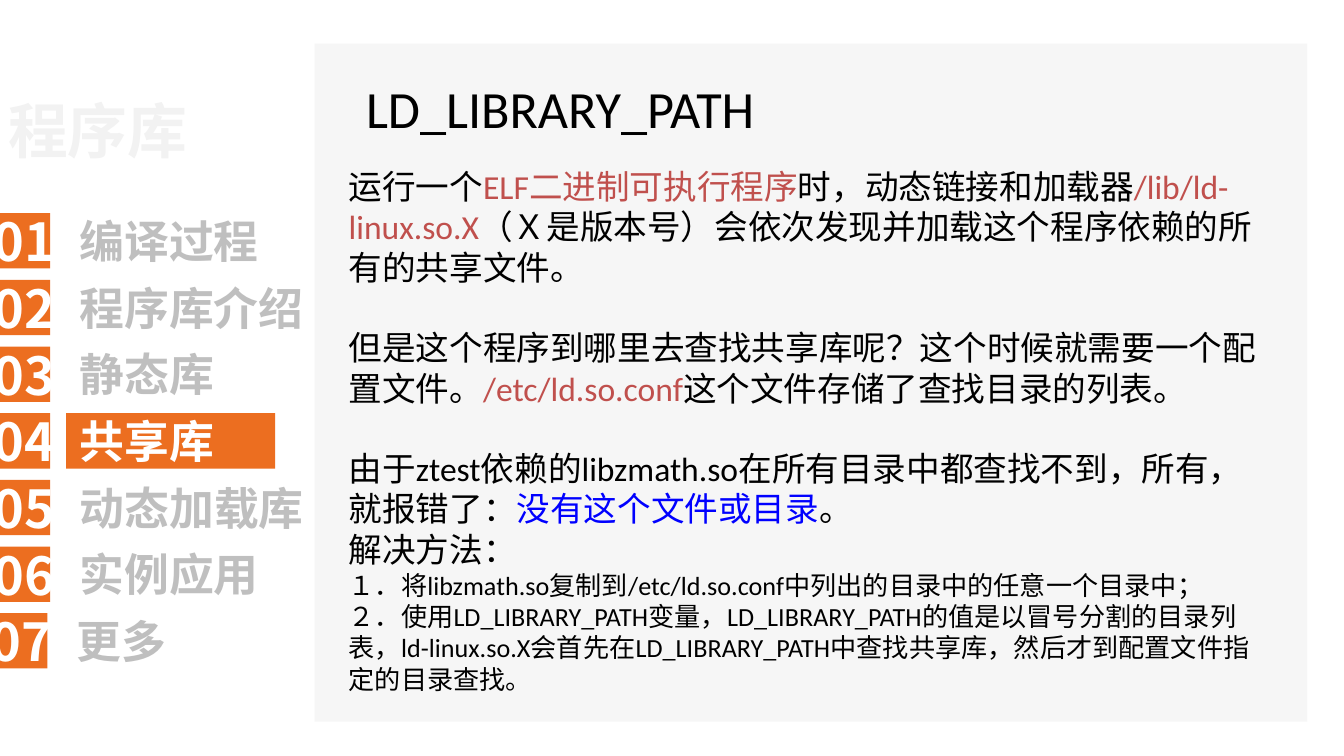
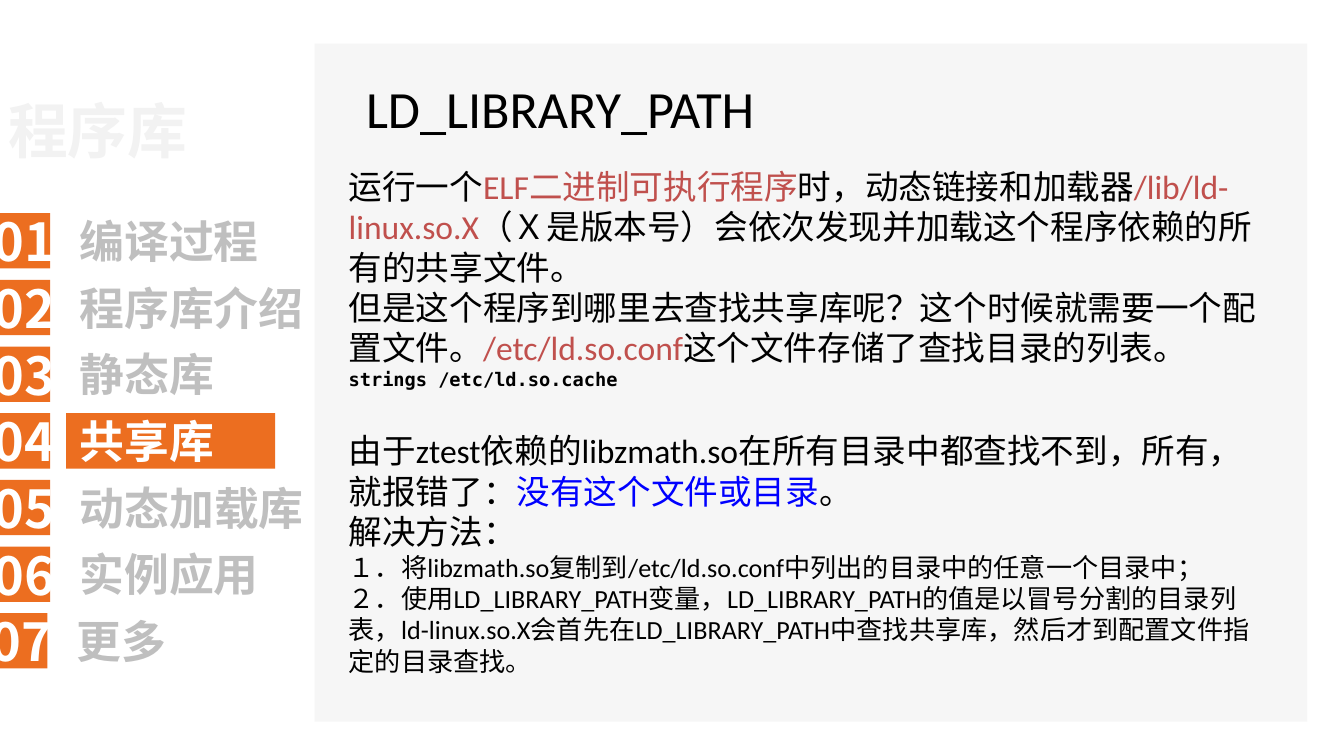
Before and after one commit to wzx-ssdut/program_library_study, a slide deck: slide 26 of Linux/LinuxProgramLibrary.ppt. Drawn at 1344x756 pixels with LibreOffice and Linux fonts; fonts in the diff are those of the drawing; background and template pictures are left out. Boxes give left, top, right and bottom in pixels: in the first picture for what was removed or moved away, otherwise in the second. Text is boxed around its words. In the diff, an @@ line names an element or a change of style, - is before the commit and + after.

```diff
--- a/Linux/LinuxProgramLibrary.ppt
+++ b/Linux/LinuxProgramLibrary.ppt
@@ text at (349, 371, 617, 390): paragraph added @@
+strings /etc/ld.so.cache
```
Also in this commit, not shown: 1 other slide changed, 7 other files.
